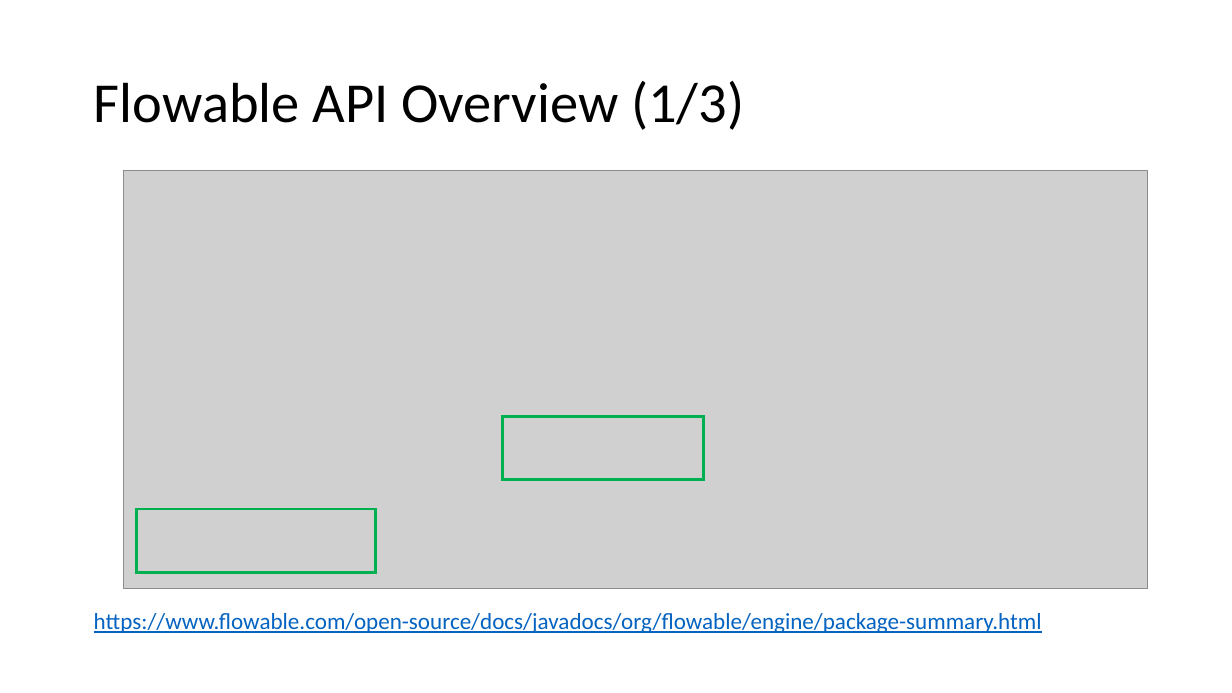
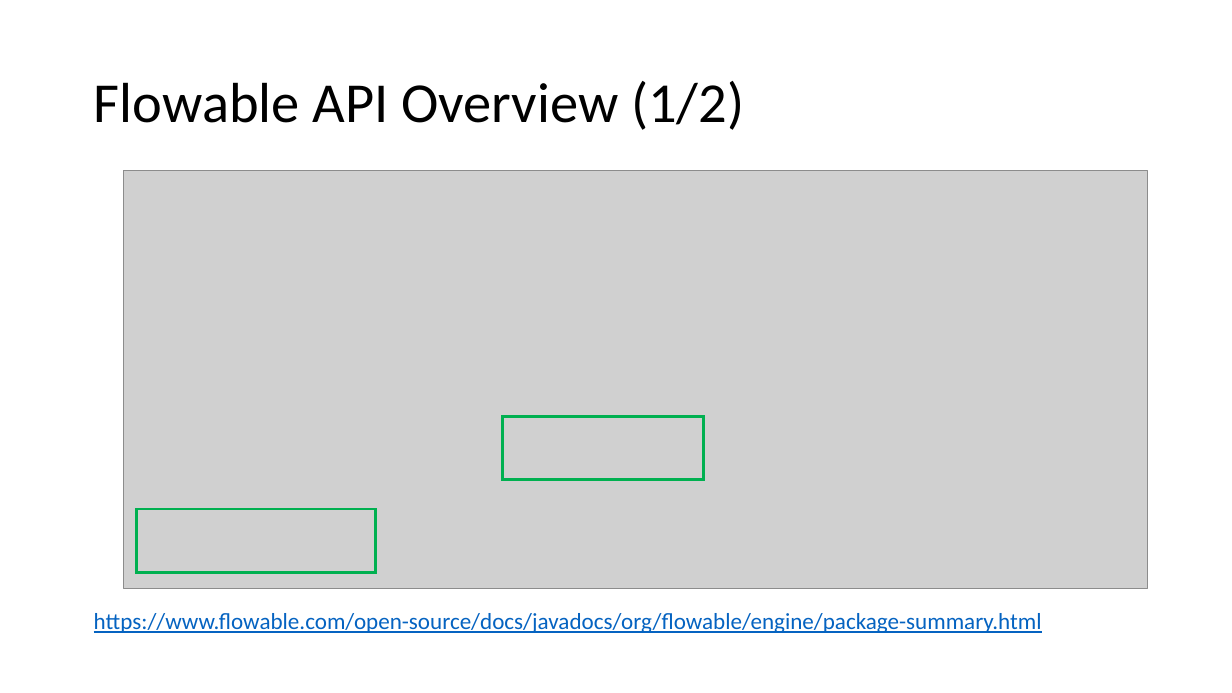
Before and after one commit to nkilchenmann/niks-flowable-demo, a slide deck: slide 3 of flowable-demo/src/main/resources/devsupport/Flowable_Demo.pptx. Drawn at 1232x693 pixels with LibreOffice and Linux fonts; fonts in the diff are those of the drawing; grey boxes stand for pictures. Boxes give left, top, right and bottom in pixels: in the first picture for what was removed or moved away, otherwise in the second. Text is boxed around its words. In the diff, an @@ line names an element or a change of style, - is before the commit and + after.

```diff
--- a/flowable-demo/src/main/resources/devsupport/Flowable_Demo.pptx
+++ b/flowable-demo/src/main/resources/devsupport/Flowable_Demo.pptx
@@ title at (94, 81, 744, 130): text changed @@
-Flowable API Overview (1/3)
+Flowable API Overview (1/2)
```
Also in this commit, not shown: 3 other slides changed, 6 slides added.
